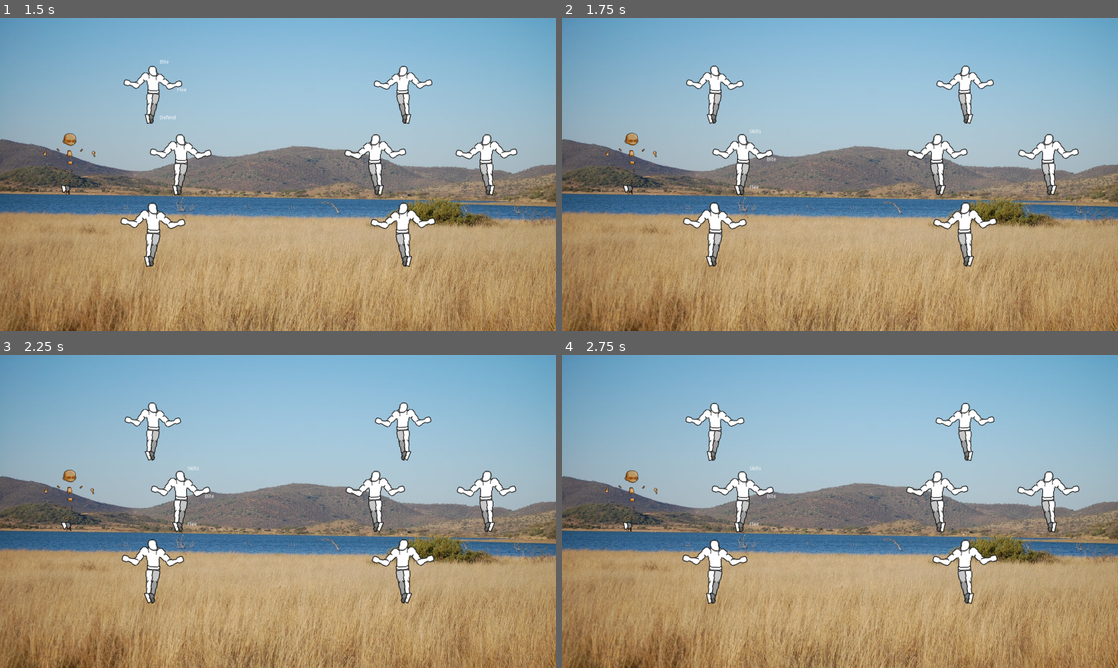
Above: before the commit, frames 1-4 (two rows, left to right).
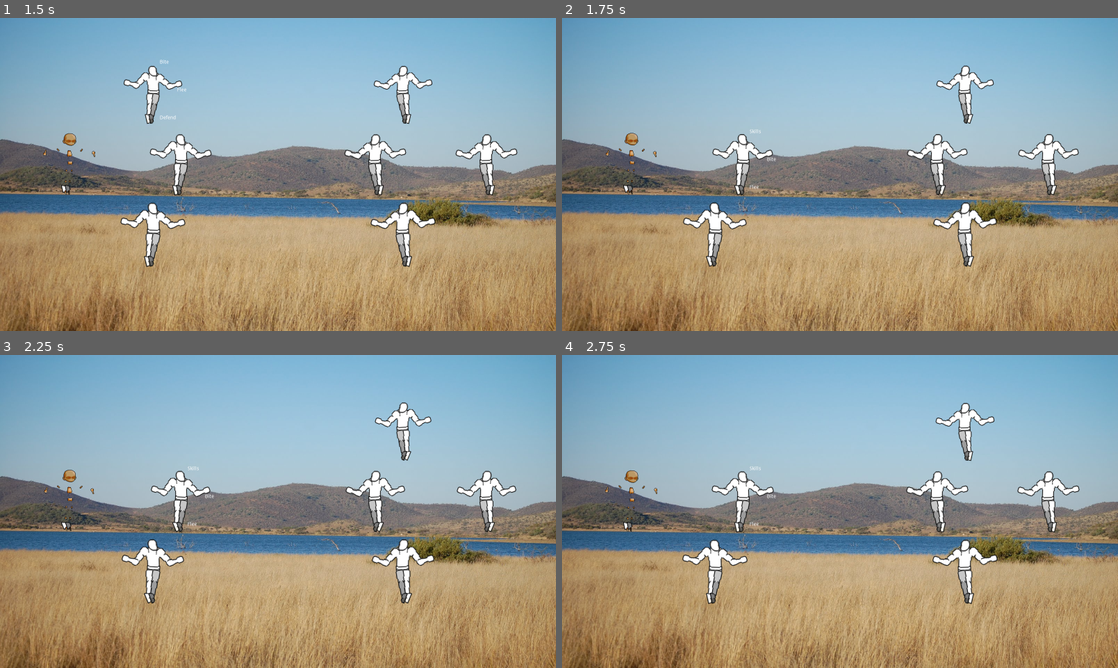
Above: after the commit, the same moments.

Repository: AndreMoukarzel/Soulless
Game: Godot game, scene res://Scenes/Combat/Combat.tscn
Same seed, same stepped clock (60 frames per second), same inputs: the game is played once before the commit and once after it.
Inputs:
- Up to frame 1 (1.5 s): tap Enter (ui_accept) at 0.5, 0.77 s; hold Up (ui_up) from 0.53 s (still down)
- Up to frame 2 (1.75 s): keep holding Up (ui_up); tap Enter (ui_accept) at 1.52 s
- Up to frame 3 (2.25 s): release Up (ui_up) at 2.03 s; hold Left (ui_left) from 2.03 s (still down)
- Up to frame 4 (2.75 s): keep holding Left (ui_left)

Frame 1 is identical in both runs. In frame 2, 0.6% of the frame differs, in the area x 22-33%, y 15-34%; in frame 3, 0.6%; in frame 4, 0.6%.

Commit message:
Removed test prints and added Flee action
Work on #9

Diff:
--- a/Scripts/Combat/ActionSelector.gd
+++ b/Scripts/Combat/ActionSelector.gd
@@ -58,7 +58,6 @@
 	action_num = action_list.size()
 	actions = action_list
 	hl = 0
-	print(action_list) # test
 
 	relable()
 
--- a/Scripts/Combat/Combat.gd
+++ b/Scripts/Combat/Combat.gd
@@ -175,6 +175,9 @@
 		yield(self, "targets_selected")
 		get_node("Allies").swap(active_unit.id, selected_targets[0].id)
 		yield(get_node("Allies/Tween"), "tween_completed")
+	elif name == "Flee":
+		# Define flee chance here
+		get_node("Allies").flee(active_unit.id)
 
 	# Animation and stuff here
 	emit_signal("turn_completed")
--- a/Scripts/Combat/CombatTeam.gd
+++ b/Scripts/Combat/CombatTeam.gd
@@ -58,9 +58,11 @@
 # Search for next unit, from captain, that has not acted yet
 func get_next_actor():
 	for i in range(cap_index, cap_index + units.size()):
+		if units[i % units.size()] == null:
+			continue
+
 		var unit_id = units[i % units.size()].id
-		if unit_id == null:
-			continue
+
 		if not unit_id in acted: # found unit
 			acted.append(unit_id)
 			if acted.size() == unit_num:
@@ -137,3 +139,32 @@
 	twn.start()
 	u1.set_z(0)
 	u2.set_z(0)
+
+
+# Removes unit from all data
+# Animates unit's escape
+# Does not consider if unit is captain or not
+func flee(unit_id):
+	var found = false
+
+	for i in range(units.size()):
+		if units[i] == null:
+			continue
+
+		if units[i].id == unit_id:
+			units[i] = null
+			found = true
+			unit_num -= 1
+			break
+
+	if not found:
+		return 0
+
+	var twn = get_node("Tween")
+	var pos = get_node(str(unit_id)).get_position()
+	var i = acted.find(unit_id)
+
+	if i != -1:
+		acted.remove(i)
+	twn.interpolate_property(get_node(str(unit_id)), "position", pos, Vector2(1000, pos.y), 0.5, Tween.TRANS_LINEAR, Tween.EASE_IN)
+	twn.start()
